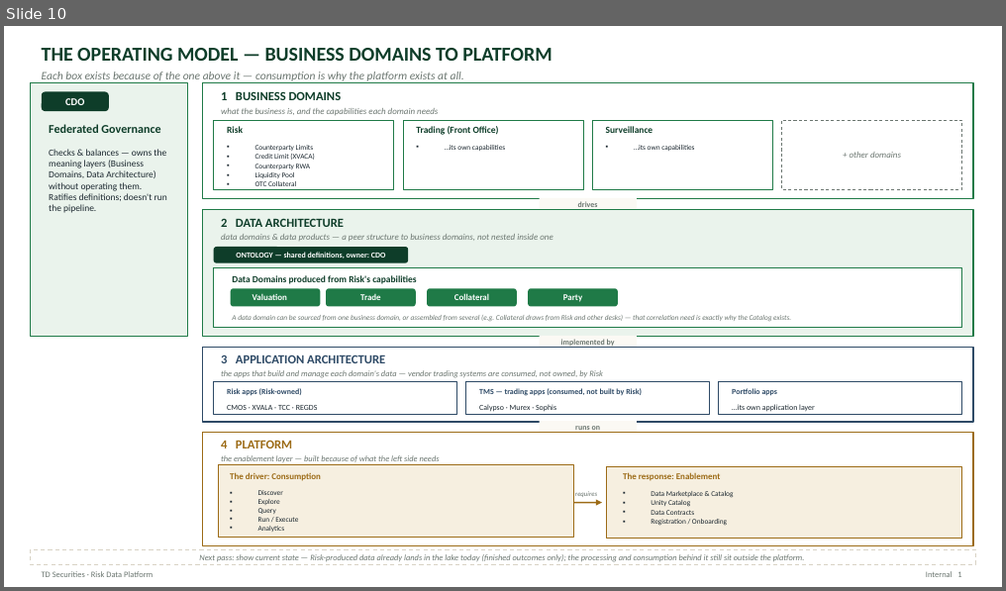
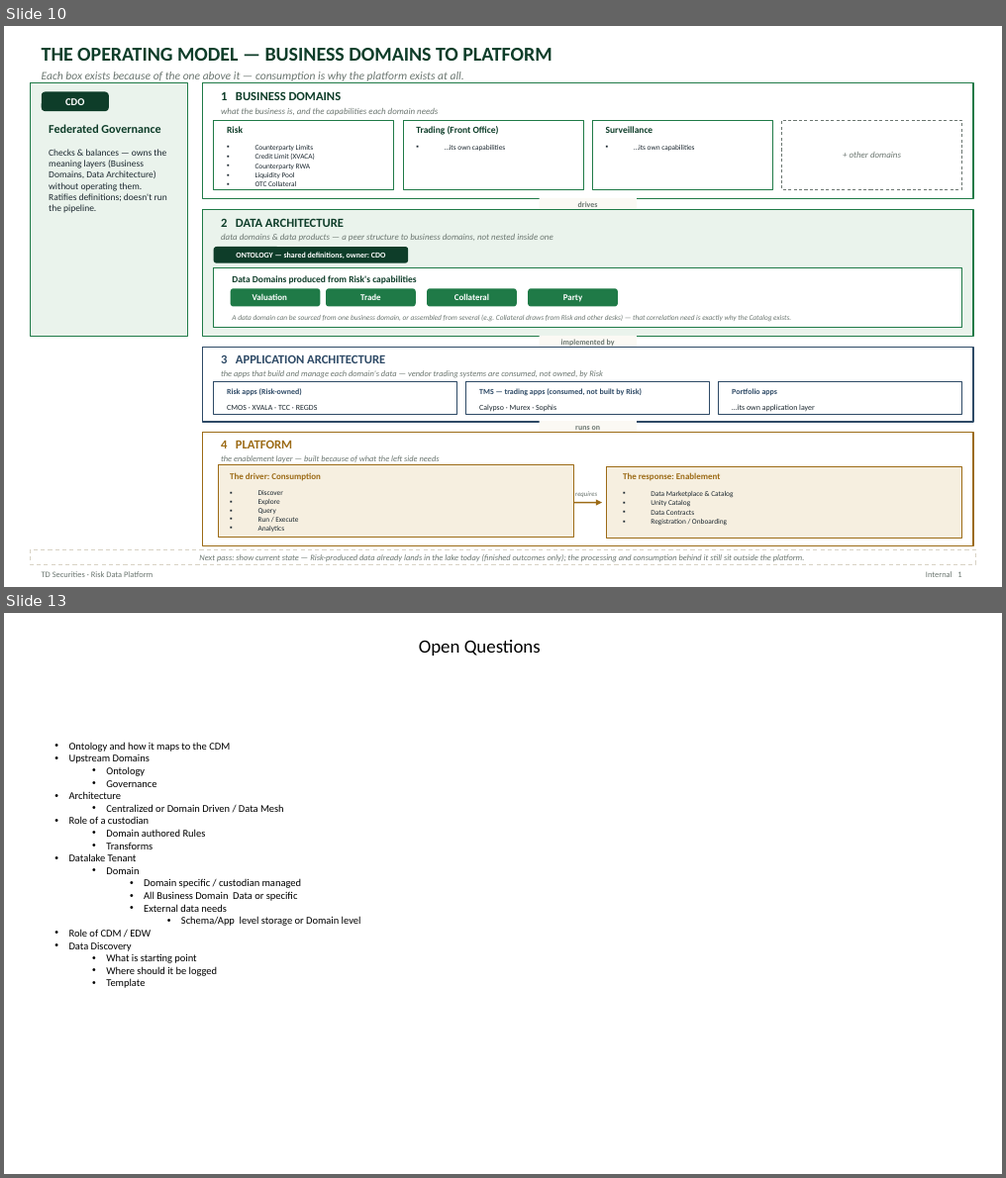
Before and after one commit to reena389-git/learning, a slide deck: Docs/Risk Data Platform Briefing.pptx. Shown one above the other, each under a label of ours: slide 10 before the commit, slides 10 and 13 after it; the slides between them are not shown. The pictures are 1006x591 and 1006x1178 pixels, drawn with LibreOffice and Linux fonts; fonts in the diff are those of the drawing. Boxes give left, top, right and bottom in pixels: in the first picture for what was removed or moved away, otherwise in the second. Text is boxed around its words. In the diff, an @@ line names an element or a change of style, - is before the commit and + after.

```diff
--- a/Docs/Risk Data Platform Briefing.pptx
+++ b/Docs/Risk Data Platform Briefing.pptx
@@ slide 13 added at box(4, 613, 1002, 1174), background #FFFFFF @@
@@ text added at box(419, 640, 541, 656), 18 pt, text #000000 @@
+Open Questions
@@ text added at box(69, 742, 361, 988), 10 pt, text #000000 @@
+• Ontology and how it maps to the CDM
+• Upstream Domains
+  • Ontology
+  • Governance
+• Architecture
+  • Centralized or Domain Driven / Data Mesh
+• Role of a custodian
+  • Domain authored Rules
+  • Transforms
+• Datalake Tenant
+  • Domain
+    • Domain specific / custodian managed
+    • All Business Domain Data or specific
+    • External data needs
+      • Schema/App level storage or Domain level
+• Role of CDM / EDW
+• Data Discovery
+  • What is starting point
+  • Where should it be logged
+  • Template
```
Also in this commit, not shown: 1 slide changed, 1 other slide added, 6 other files.
